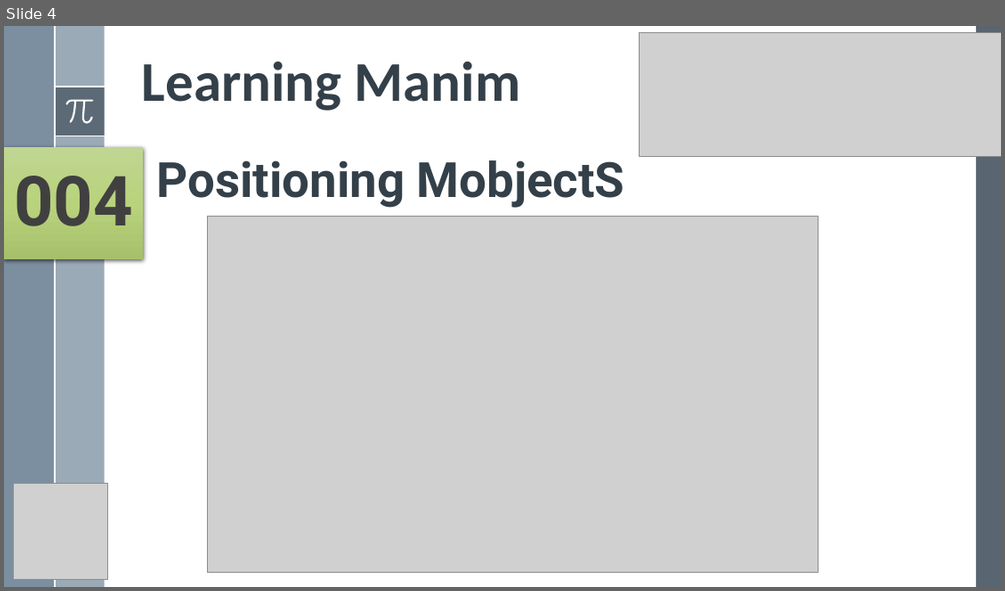
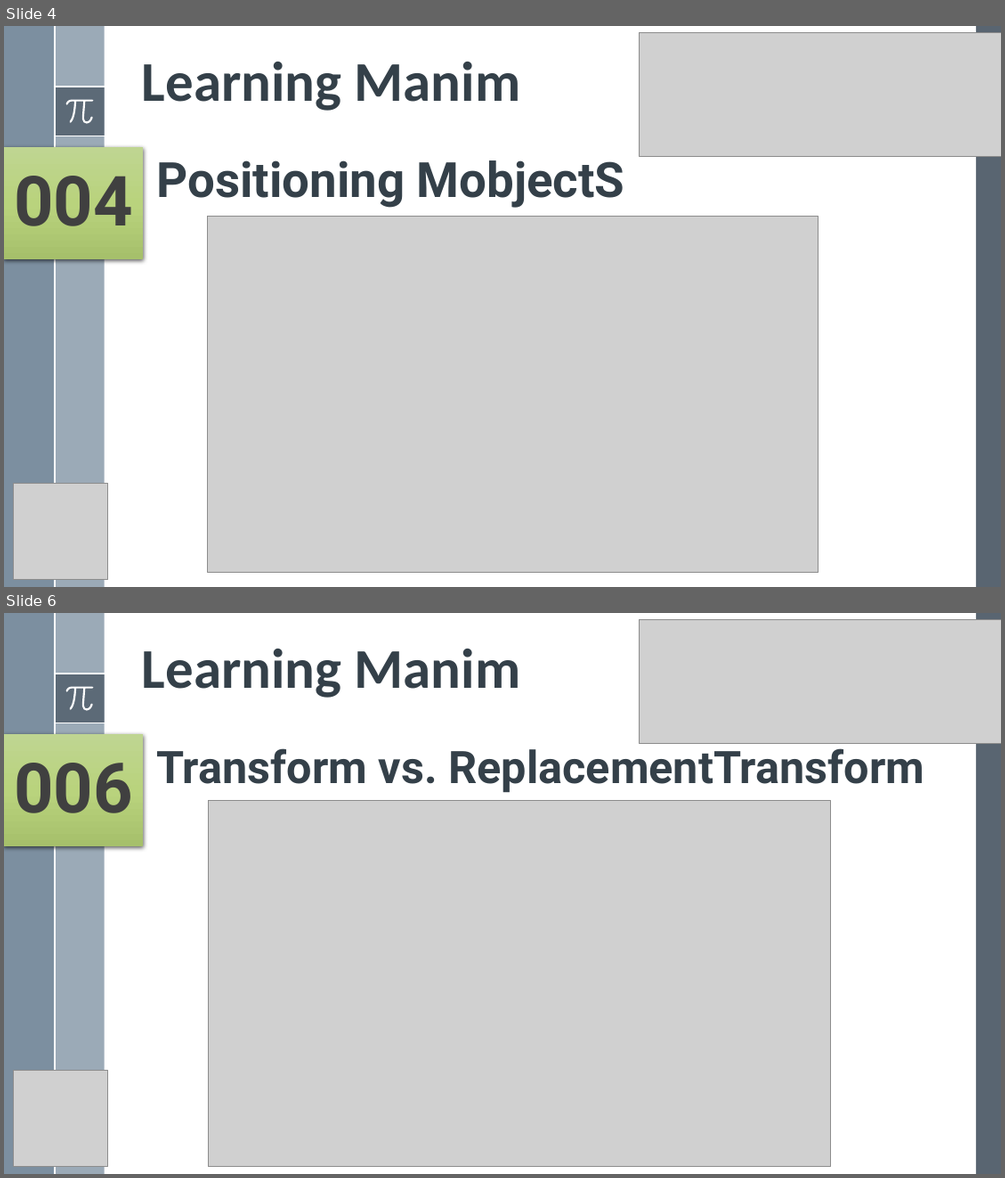
Before and after one commit to yasenstar/python, a slide deck: Manim/Learn Manim Library by Practice.pptx. Shown one above the other, each under a label of ours: slide 4 before the commit, slides 4 and 6 after it; the slides between them are not shown. The pictures are 1005x591 and 1005x1178 pixels, drawn with LibreOffice and Linux fonts; fonts in the diff are those of the drawing; grey boxes stand for pictures. Boxes give left, top, right and bottom in pixels: in the first picture for what was removed or moved away, otherwise in the second. Text is boxed around its words. In the diff, an @@ line names an element or a change of style, - is before the commit and + after.

```diff
--- a/Manim/Learn Manim Library by Practice.pptx
+++ b/Manim/Learn Manim Library by Practice.pptx
@@ slide 6 added at (4,613,1001,1174), background #FFFFFF; not listed: 8 template elements that a slide beside it also shows @@
@@ picture added at (639,620,1001,743) @@
@@ title added at (142,649,521,698), 54 pt, text #35404A, bold @@
+Learning Manim
@@ rectangle added at (4,734,143,846), fill gradient #C0D691 to #BAD47E to #A7C16B, 66.6 pt, text #404040, bold @@
+006
@@ text added at (156,742,924,793), 43.2 pt, text #35404A, bold @@
+Transform vs. ReplacementTransform
@@ picture added at (208,801,831,1167) @@
@@ picture added at (14,1070,108,1167) @@
```
Also in this commit, not shown: 1 slide changed, 6 other slides added.
